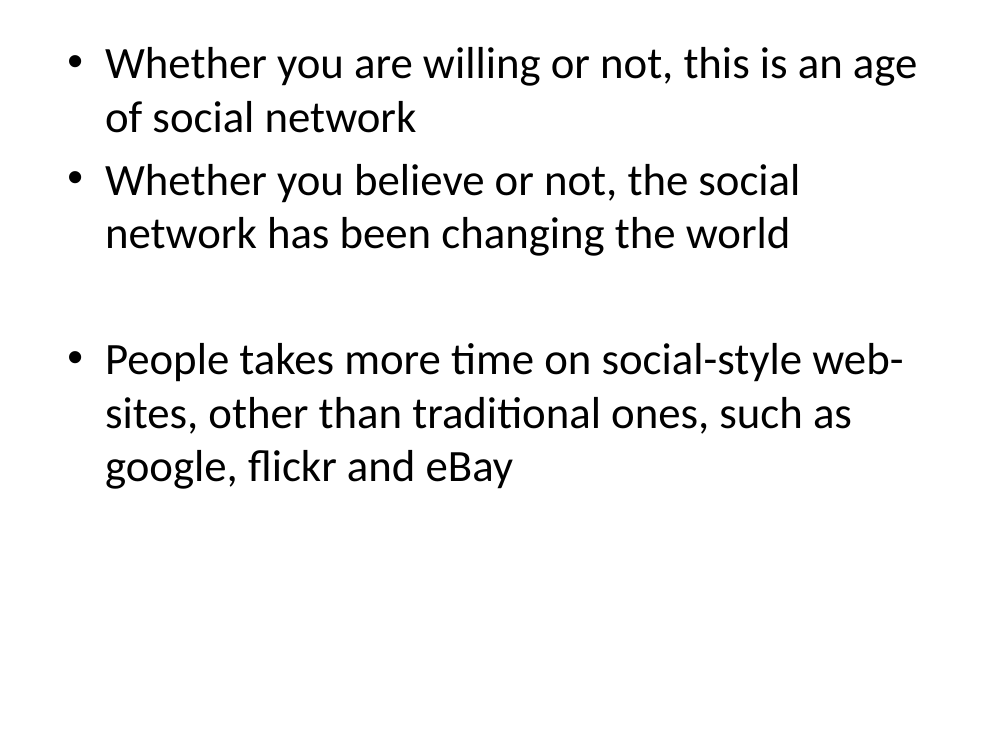
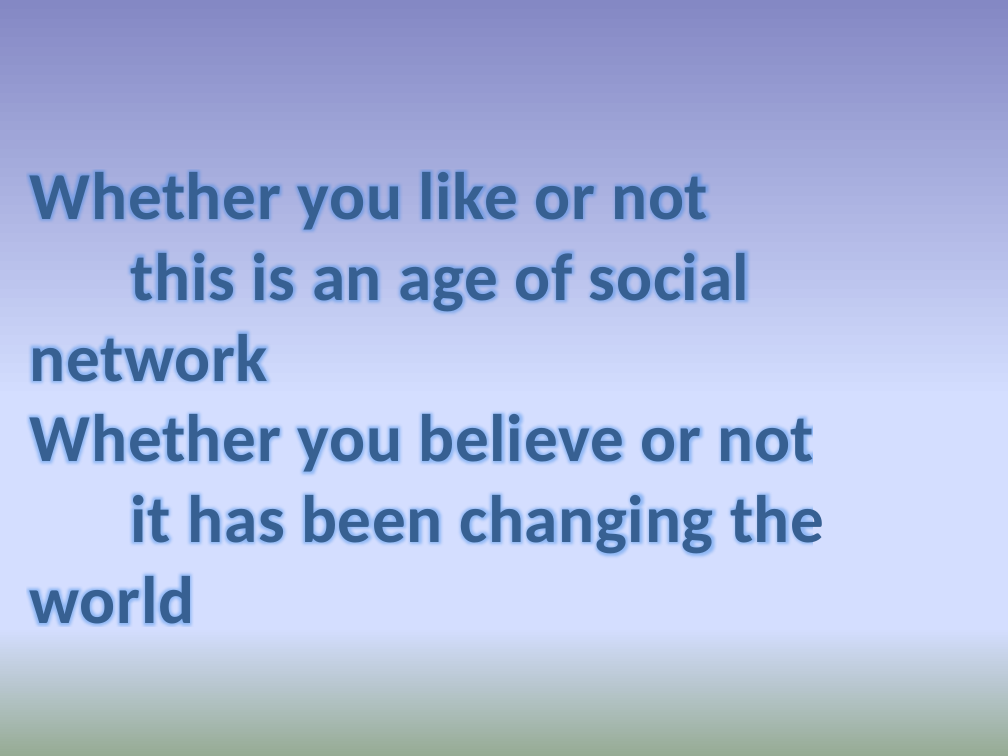
Before and after one commit to TwentySevenC/flickr2twitter, a slide deck: slide 1 of docs/socialHub.pptx. Drawn at 1008x756 pixels with LibreOffice and Linux fonts; fonts in the diff are those of the drawing. Boxes give left, top, right and bottom in pixels: in the first picture for what was removed or moved away, otherwise in the second. Text is boxed around its words. In the diff, an @@ line names an element or a change of style, - is before the commit and + after.

```diff
--- a/docs/socialHub.pptx
+++ b/docs/socialHub.pptx
@@ background #FFFFFF to gradient #8488C4 to #D4DEFF to #96AB94 @@
@@ text at [30, 171, 824, 625]: text changed; size 32 to 48 pt; text colour #000000 to #376092; bold on @@
-• Whether you are willing or not, this is an age of social network
-• Whether you believe or not, the social network has been changing the world
-• People takes more time on social-style web-sites, other than traditional ones, such as google, flickr and eBay
+Whether you like or not
+this is an age of social network
+Whether you believe or not
+it has been changing the world
```
Also in this commit, not shown: 1 other slide changed, 3 slides added, 3 slides removed.
